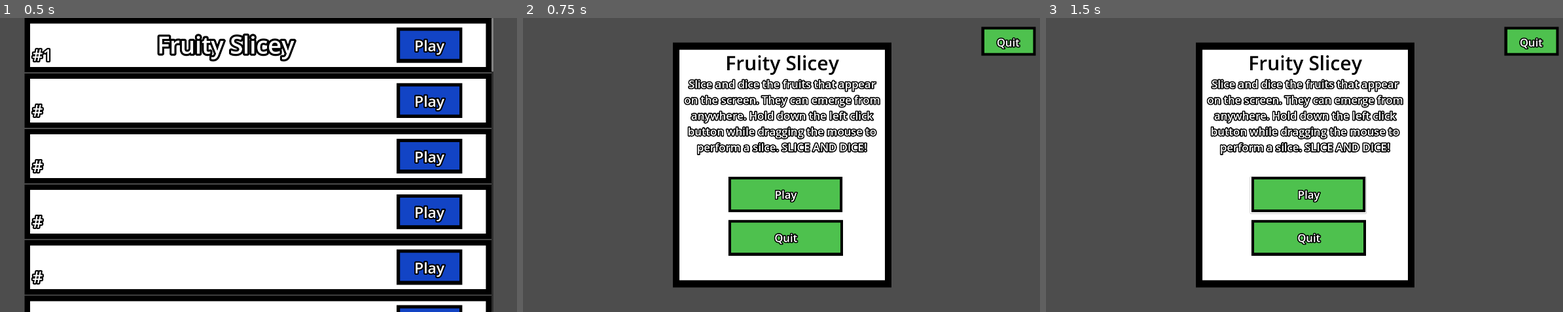
Above: before the commit, frames 1-3 (left to right).
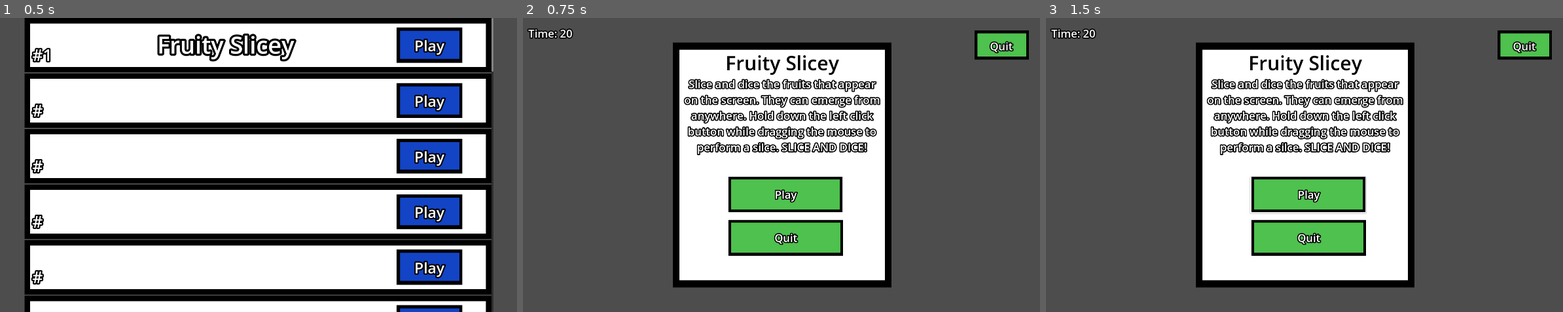
Above: after the commit, the same moments.

Repository: justmegawatt/30-games-in-1
Game: Godot game, scene res://scenes/main.tscn
Two runs of this game, one before a commit and one after it. Both use one fixed random seed, a clock stepped at 60 frames per second and the inputs below. The engine's default icon, where the game draws it, is replaced by a stand-in: a white triangle on a blue panel in a dark square.
Inputs (mouse positions are in pixels of both pictures, inside the frame that each line leads up to):
- Up to frame 1 (0.5 s): no input
- Up to frame 2 (0.75 s): click (952, 44) at 0.52 s
- Up to frame 3 (1.5 s): click (1309, 194) at 1.25 s

Frame 1 is identical in both runs. In frame 2, 1.2% of the frame differs, in the area x 0-100%, y 2-15%; in frame 3, 1.2%.

Commit message:
Adds main nodes for fruity slicey game

Diff:
--- a/scenes/FruitySlicey.tscn
+++ b/scenes/FruitySlicey.tscn
@@ -11,7 +11,96 @@
 outline_size = 15
 outline_color = Color(0, 0, 0, 1)
 
-[node name="Starting_UI" type="Node2D"]
+[sub_resource type="CircleShape2D" id="CircleShape2D_wov6f"]
+
+[sub_resource type="LabelSettings" id="LabelSettings_u5m4c"]
+font_size = 400
+outline_size = 16
+outline_color = Color(0, 0, 0, 1)
+
+[sub_resource type="LabelSettings" id="LabelSettings_wov6f"]
+font_size = 40
+outline_size = 16
+outline_color = Color(0, 0, 0, 1)
+
+[sub_resource type="Animation" id="Animation_wov6f"]
+resource_name = "Idle"
+tracks/0/type = "value"
+tracks/0/imported = false
+tracks/0/enabled = true
+tracks/0/path = NodePath("flash:visible")
+tracks/0/interp = 1
+tracks/0/loop_wrap = true
+tracks/0/keys = {
+"times": PackedFloat32Array(0),
+"transitions": PackedFloat32Array(1),
+"update": 1,
+"values": [false]
+}
+
+[sub_resource type="Animation" id="Animation_u5m4c"]
+length = 0.001
+tracks/0/type = "value"
+tracks/0/imported = false
+tracks/0/enabled = true
+tracks/0/path = NodePath("flash:visible")
+tracks/0/interp = 1
+tracks/0/loop_wrap = true
+tracks/0/keys = {
+"times": PackedFloat32Array(0),
+"transitions": PackedFloat32Array(1),
+"update": 1,
+"values": [false]
+}
+tracks/1/type = "value"
+tracks/1/imported = false
+tracks/1/enabled = true
+tracks/1/path = NodePath("flash:modulate")
+tracks/1/interp = 1
+tracks/1/loop_wrap = true
+tracks/1/keys = {
+"times": PackedFloat32Array(0),
+"transitions": PackedFloat32Array(1),
+"update": 0,
+"values": [Color(1, 1, 1, 1)]
+}
+
+[sub_resource type="Animation" id="Animation_sq8bi"]
+resource_name = "Boom"
+length = 2.0
+tracks/0/type = "value"
+tracks/0/imported = false
+tracks/0/enabled = true
+tracks/0/path = NodePath("flash:visible")
+tracks/0/interp = 1
+tracks/0/loop_wrap = true
+tracks/0/keys = {
+"times": PackedFloat32Array(0, 2),
+"transitions": PackedFloat32Array(1, 1),
+"update": 1,
+"values": [true, false]
+}
+tracks/1/type = "value"
+tracks/1/imported = false
+tracks/1/enabled = true
+tracks/1/path = NodePath("flash:modulate")
+tracks/1/interp = 1
+tracks/1/loop_wrap = true
+tracks/1/keys = {
+"times": PackedFloat32Array(0, 2),
+"transitions": PackedFloat32Array(1, 1),
+"update": 0,
+"values": [Color(1, 1, 1, 1), Color(1, 1, 1, 0)]
+}
+
+[sub_resource type="AnimationLibrary" id="AnimationLibrary_7e7s5"]
+_data = {
+&"Boom": SubResource("Animation_sq8bi"),
+&"Idle": SubResource("Animation_wov6f"),
+&"RESET": SubResource("Animation_u5m4c")
+}
+
+[node name="FruitySlicey" type="Node2D"]
 script = ExtResource("1_wov6f")
 
 [node name="StartScreen" type="CanvasLayer" parent="."]
@@ -225,13 +314,13 @@
 [node name="InGameUI" type="CanvasLayer" parent="."]
 
 [node name="ButtonQuit" type="Node2D" parent="InGameUI"]
-position = Vector2(708, -551)
+position = Vector2(1668, 49)
 
 [node name="bg" type="ColorRect" parent="InGameUI/ButtonQuit"]
-offset_left = 983.0
-offset_top = 583.0
-offset_right = 1182.0
-offset_bottom = 689.0
+offset_left = -2.0
+offset_top = -3.0
+offset_right = 197.0
+offset_bottom = 103.0
 color = Color(0, 0, 0, 1)
 
 [node name="ColorRect" type="ColorRect" parent="InGameUI/ButtonQuit/bg"]
@@ -248,10 +337,10 @@
 color = Color(0.30588236, 0.75686276, 0.30588236, 1)
 
 [node name="Label" type="Label" parent="InGameUI/ButtonQuit"]
-offset_left = 989.0
-offset_top = 596.0
-offset_right = 1174.0
-offset_bottom = 686.0
+offset_left = 4.0
+offset_top = 10.0
+offset_right = 189.0
+offset_bottom = 100.0
 text = "Quit"
 label_settings = SubResource("LabelSettings_g6d6o")
 horizontal_alignment = 1
@@ -259,8 +348,79 @@
 autowrap_mode = 2
 
 [node name="ButtonQuitArea" type="Button" parent="InGameUI/ButtonQuit"]
-offset_left = 986.0
-offset_top = 584.0
-offset_right = 1183.0
-offset_bottom = 685.0
+offset_left = 1.0
+offset_top = -2.0
+offset_right = 198.0
+offset_bottom = 99.0
 theme_type_variation = &"FlatButton"
+
+[node name="Game" type="Node2D" parent="."]
+
+[node name="Area2DSlash" type="Area2D" parent="Game" groups=["slash"]]
+
+[node name="CollisionShape2D" type="CollisionShape2D" parent="Game/Area2DSlash"]
+position = Vector2(-2, 0)
+shape = SubResource("CircleShape2D_wov6f")
+
+[node name="Line2D" type="Line2D" parent="Game"]
+
+[node name="Cannons" type="Node2D" parent="Game"]
+
+[node name="Cannon1" type="Node2D" parent="Game/Cannons"]
+position = Vector2(50, 1168)
+
+[node name="Cannon2" type="Node2D" parent="Game/Cannons"]
+position = Vector2(332, 1302)
+
+[node name="Cannon3" type="Node2D" parent="Game/Cannons"]
+position = Vector2(640, 1180)
+
+[node name="Cannon4" type="Node2D" parent="Game/Cannons"]
+position = Vector2(944, 1315)
+
+[node name="Cannon5" type="Node2D" parent="Game/Cannons"]
+position = Vector2(1239, 1194)
+
+[node name="Cannon6" type="Node2D" parent="Game/Cannons"]
+position = Vector2(1552, 1290)
+
+[node name="Cannon7" type="Node2D" parent="Game/Cannons"]
+position = Vector2(1867, 1268)
+
+[node name="Cannon8" type="Node2D" parent="Game/Cannons"]
+position = Vector2(2049, 415)
+
+[node name="Cannon9" type="Node2D" parent="Game/Cannons"]
+position = Vector2(-167, 402)
+
+[node name="flash" type="ColorRect" parent="Game"]
+visible = false
+offset_right = 1927.0
+offset_bottom = 1082.0
+
+[node name="LabelBoom" type="Label" parent="Game/flash"]
+layout_mode = 0
+offset_top = 3.0
+offset_right = 1921.0
+offset_bottom = 1079.0
+text = "BOOM!"
+label_settings = SubResource("LabelSettings_u5m4c")
+horizontal_alignment = 1
+vertical_alignment = 1
+
+[node name="LabelTime" type="Label" parent="Game"]
+offset_left = 29.0
+offset_top = 29.0
+offset_right = 272.0
+offset_bottom = 132.0
+text = "Time: 20"
+label_settings = SubResource("LabelSettings_wov6f")
+
+[node name="TimerGameLength" type="Timer" parent="Game"]
+wait_time = 20.0
+one_shot = true
+
+[node name="AnimationPlayer" type="AnimationPlayer" parent="Game"]
+libraries = {
+&"": SubResource("AnimationLibrary_7e7s5")
+}
Not shown: 1 places in scenes/FruitySlicey.tscn that only renumber resources
